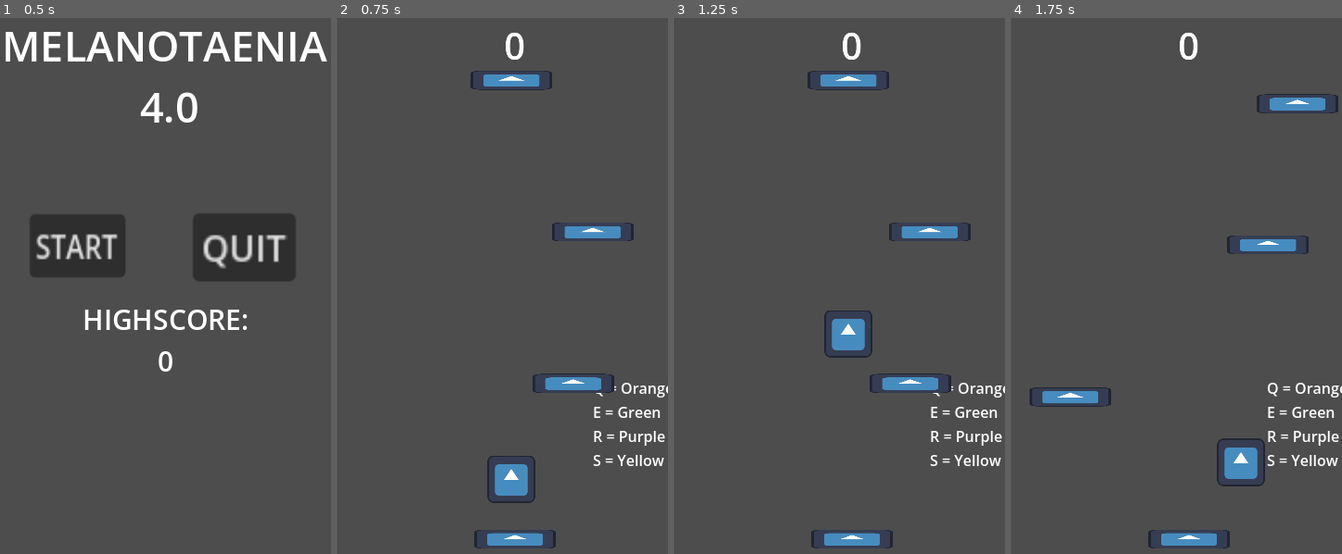
Above: before the commit, frames 1-4 (left to right).
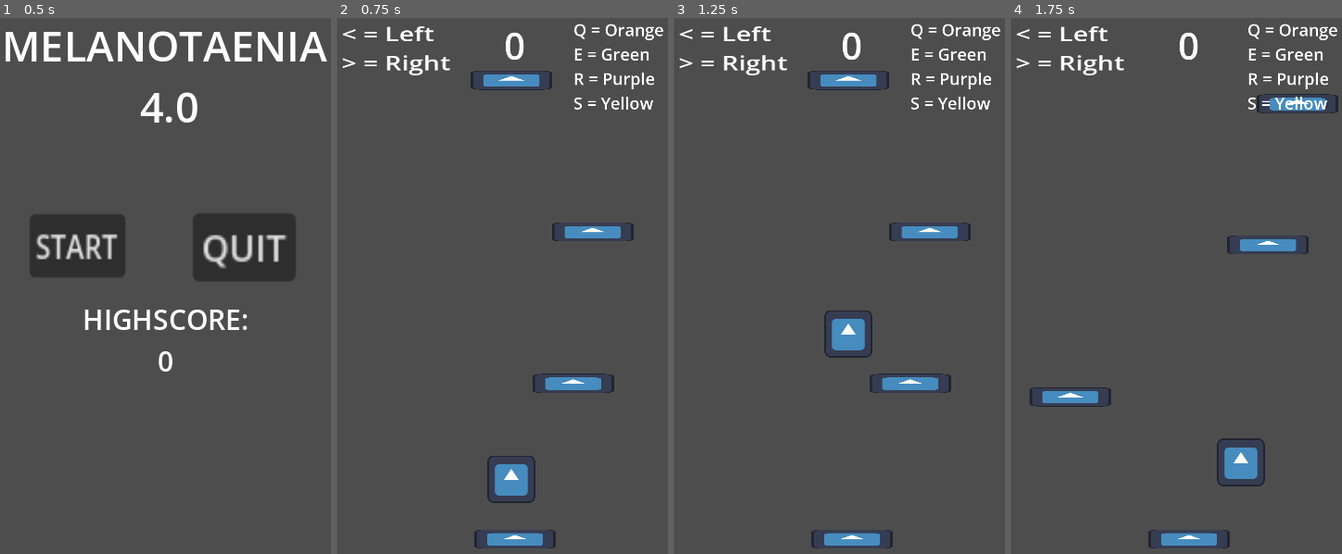
Above: after the commit, the same moments.

Repository: Abbby1007/Melanotaenia-4.0
Game: Godot game, scene res://title_screen.tscn
Same seed, same stepped clock (60 frames per second), same inputs: the game is played once before the commit and once after it. The engine's default icon, where the game draws it, is replaced by a stand-in: a white triangle on a blue panel in a dark square.
Inputs (mouse positions are in pixels of both pictures, inside the frame that each line leads up to):
- Up to frame 1 (0.5 s): no input
- Up to frame 2 (0.75 s): click "START" at 0.5 s
- Up to frame 3 (1.25 s): no input
- Up to frame 4 (1.75 s): tap Enter at 1.25 s; move the mouse to (1249, 280) at 1.27 s; hold Right (move_right) from 1.28 s (still down); tap E (green) at 1.35 s; click (1249, 280) at 1.42 s; tap Space (Jump) at 1.52 s

Frame 1 is identical in both runs. In frame 2, 2.2% of the frame differs, in the area x 1-100%, y 1-84%; in frame 3, 2.2%; in frame 4, 2.2%.

Commit message:
instructions for controls

Diff:
--- a/Levels/tutorial.tscn
+++ b/Levels/tutorial.tscn
@@ -10,16 +10,6 @@
 [node name="Tutorial" type="Node2D" unique_id=489865250]
 script = ExtResource("1_hga2d")
 platform_scene = ExtResource("6_mscth")
-
-[node name="Label" type="Label" parent="." unique_id=2076779496]
-offset_left = 279.0
-offset_top = 394.0
-offset_right = 367.0
-offset_bottom = 495.0
-text = "Q = Orange
-E = Green
-R = Purple
-S = Yellow"
 
 [node name="Player" parent="." unique_id=1764254399 instance=ExtResource("2_lalqu")]
 position = Vector2(191, 526)
@@ -49,4 +39,25 @@
 text = "0"
 horizontal_alignment = 1
 
+[node name="arrows" type="Label" parent="camera" unique_id=603754170]
+offset_left = -430.00003
+offset_top = -780.0
+offset_right = -263.00003
+offset_bottom = -667.0
+scale = Vector2(1.760569, 1.3501084)
+theme_override_font_sizes/font_size = 40
+text = "< = Left
+> = Right"
+
+[node name="Label" type="Label" parent="camera" unique_id=2076779496]
+offset_left = 194.99997
+offset_top = -785.0
+offset_right = 438.99997
+offset_bottom = -524.0
+theme_override_font_sizes/font_size = 45
+text = "Q = Orange
+E = Green
+R = Purple
+S = Yellow"
+
 [connection signal="body_entered" from="camera/platform_cleaner" to="." method="_on_platform_cleaner_body_entered"]
